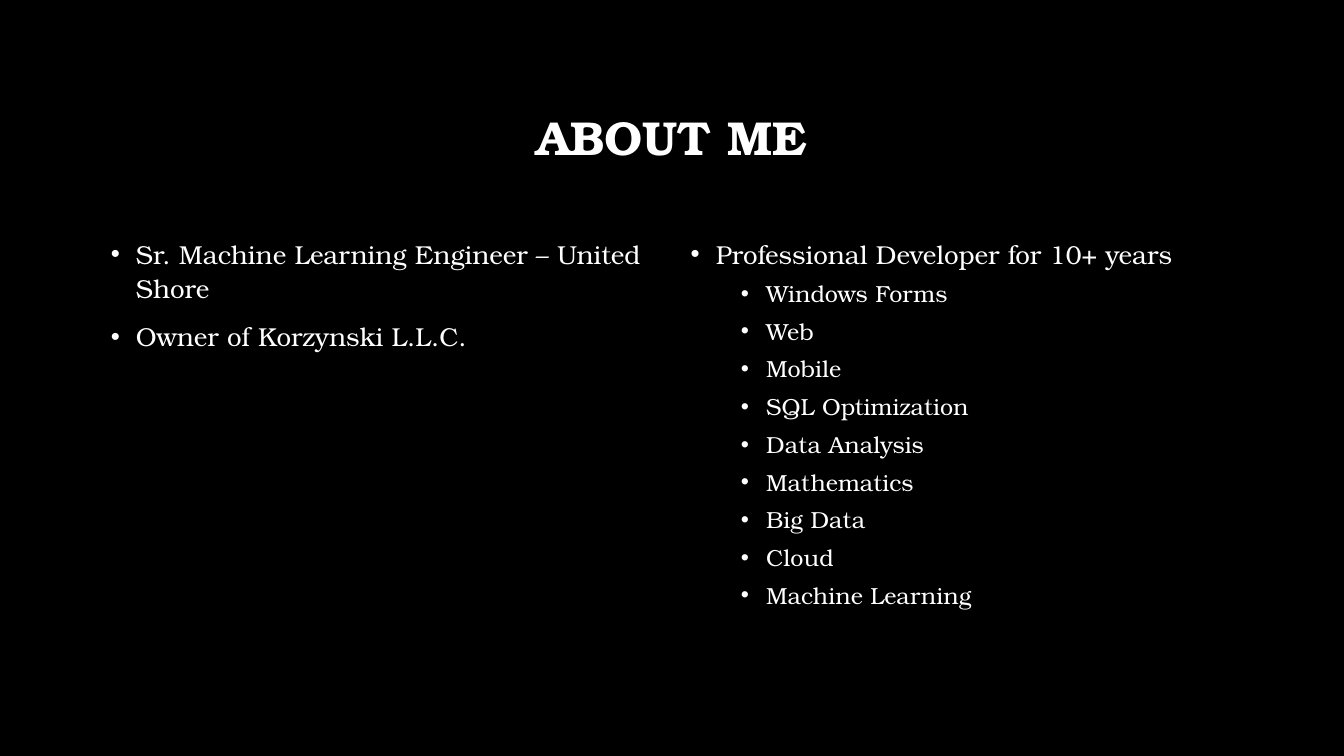
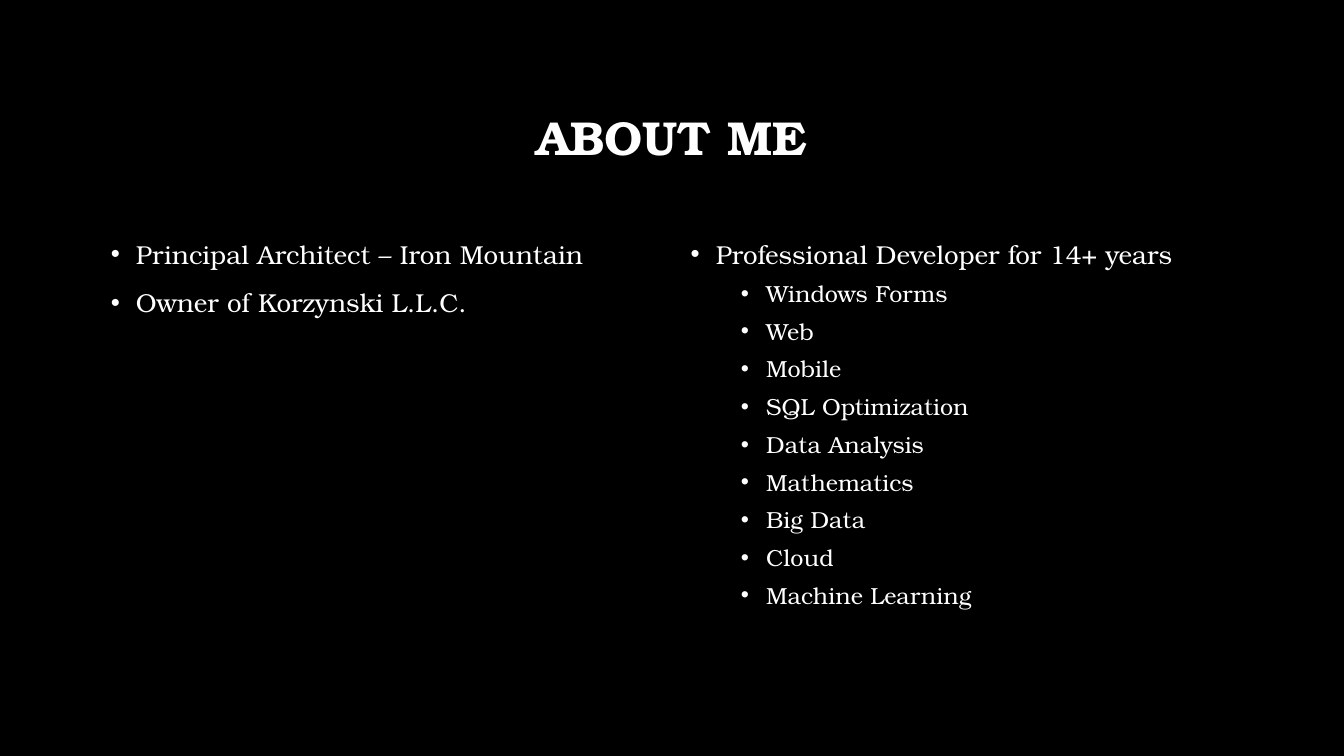
Before and after one commit to korz/SerilogLoggingAllGrownUp, a slide deck: slide 2 of SerilogLoggingAllGrownUp.pptx. Drawn at 1344x756 pixels with LibreOffice and Linux fonts; fonts in the diff are those of the drawing; background and template pictures are left out. Boxes give left, top, right and bottom in pixels: in the first picture for what was removed or moved away, otherwise in the second. Text is boxed around its words. In the diff, an @@ line names an element or a change of style, - is before the commit and + after.

```diff
--- a/SerilogLoggingAllGrownUp.pptx
+++ b/SerilogLoggingAllGrownUp.pptx
@@ text at [136, 245, 583, 270]: text changed @@
-• Sr. Machine Learning Engineer – United Shore
+• Principal Architect – Iron Mountain
@@ text at [716, 245, 1173, 271]: text changed @@
-• Professional Developer for 10+ years
+• Professional Developer for 14+ years
```
Also in this commit, not shown: 43 other files.
